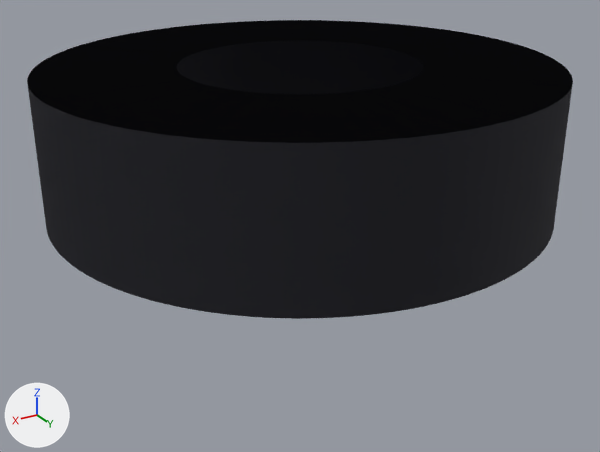
Before and after pictures for a commit that changed the glTF model models/dome.glb.
Camera for both pictures: a 50 mm lens placed at (119.3, 198.8, 90.1), pointed at (2.7, 4.4, -7.1). Lighting does not change. The marker at lower left points along +X, +Y and +Z. The first picture is the older version. Vertices at exactly the same position are counted once.

In view in the first picture: 'PodHull', 'SpaceStars'.
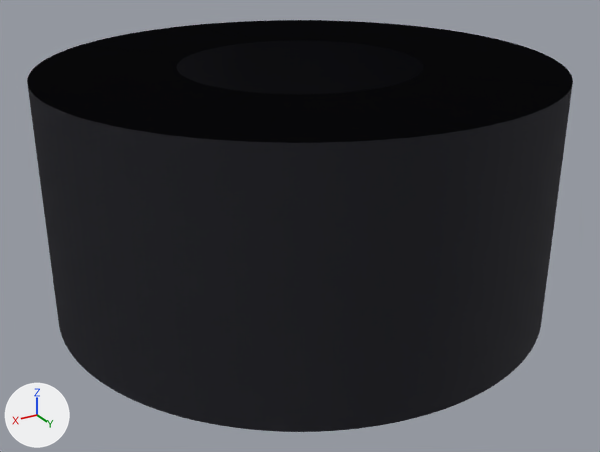
Pixel boxes [x1, y1, x2, y2] of what changed, in the pictures (600 x 452 px):
'PodHull', reshaped (38% taller)
    before: [27, 20, 573, 319]
    after: [27, 20, 573, 432]
part 1 of me_podhull, added
    after: [47, 234, 553, 432]

The change, as a list of edits to the scene's bpy script:
```text
Change me_podhull:
    used by ob_podhull; location = (0.0, 0.0, 0.0)
    remove me_podhull.from_pydata(...)  # 512 vertices, 768 faces; spans x -73.0..73.0, y -73.0..73.0, z 0.1..40.0
    add me_podhull.from_pydata(...)  # 768 vertices, 1280 faces; spans x -73.0..73.0, y -73.0..73.0, z -30.0..40.0
    me_podhull part 1: 256 vertices added at x -73.0..73.0, y -73.0..73.0, z -30.0
```
